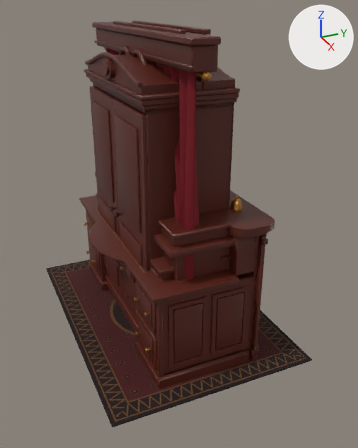
What one commit did to the Blender file props/HotelSet/HotelSet.blend.
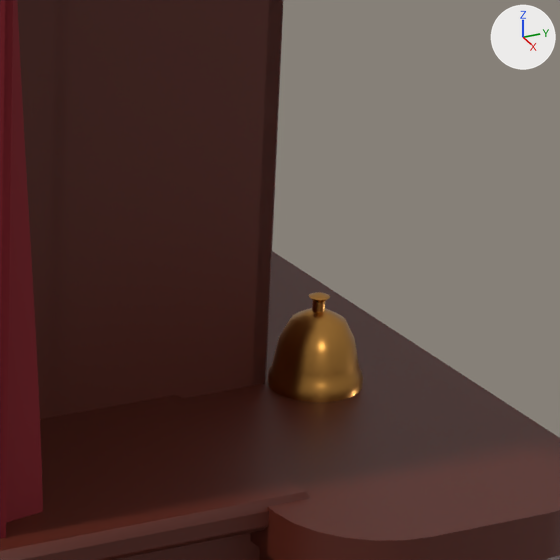
Each version is shown whole from a camera (50 mm lens) standing at (3.39, -1.34, 2.47) and looking at (0.18, 0.1, 0.86), then close up on the part from 54% to 75% of the width and 35% to 52% of the height. Arrows for +X, +Y and +Z are at upper right; the lights stay in place. The older version's two pictures come first.

The older version as bpy lines, for what is in view:
```python
me_curtains_right = bpy.data.meshes.new('Curtains_Right')
me_curtains_right.from_pydata(...)  # 3330 vertices, 3168 faces; spans x -0.38..0.38, y -0.07..0.07, z -1.04..1.04
me_curtains_right.polygons.foreach_set('use_smooth', [True] * 3168)
me_curtains_right.materials.append(mat_fabric)  # dark red #7b0e1c
me_receptiondesk_bell = bpy.data.meshes.new('ReceptionDesk_Bell')
me_receptiondesk_bell.from_pydata(...)  # 202 vertices, 220 faces; spans x -0.045..0.045, y -0.045..0.045, z -0.0465..0.0465
me_receptiondesk_bell.polygons.foreach_set('use_smooth', [True] * 220)
me_receptiondesk_bell.materials.append(mat_brass)  # orange #c58d46
me_receptiondesk_body = bpy.data.meshes.new('ReceptionDesk_Body')
me_receptiondesk_body.from_pydata(...)  # 2092 vertices, 2200 faces; spans x -0.96..0.96, y -0.45..0.45, z -0.56..0.56
me_receptiondesk_body.polygons.foreach_set('use_smooth', [True] * 2200)
me_receptiondesk_body.materials.append(mat_wood)  # dark red #572114
ob_curtains_right = bpy.data.objects.new('Curtains_Right', me_curtains_right)
ob_curtains_right.location = (0.44, -0.076, 1.06)
ob_receptiondesk_bell = bpy.data.objects.new('ReceptionDesk_Bell', me_receptiondesk_bell)
ob_receptiondesk_bell.location = (0.62, 0.34, 1.171)
ob_receptiondesk_body = bpy.data.objects.new('ReceptionDesk_Body', me_receptiondesk_body)
ob_receptiondesk_body.location = (0.0, 0.03, 0.562)
# also in view: 'Door_Body' at (0.0, 0.0, 1.15); 'Wardrobe_Body' at (0.0, -0.03, 1.07); 'Fireplace_Body' at (0.0, -0.04, 0.56)
```
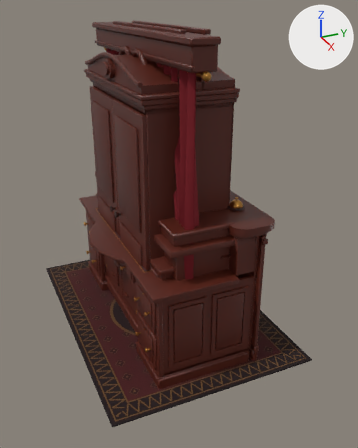
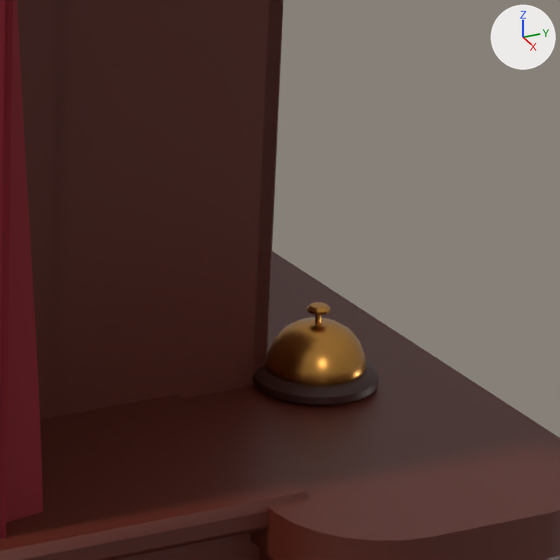
Diff of the bpy script that builds the scene:
```diff
--- a/props/HotelSet/HotelSet.blend.py
+++ b/props/HotelSet/HotelSet.blend.py
@@ me_receptiondesk_bellbutton @@
+me_receptiondesk_bellbutton.from_pydata(...)  # 98 vertices, 112 faces; spans x -0.011..0.011, y -0.011..0.011, z -0.0125..0.0125
+me_receptiondesk_bellbutton.polygons.foreach_set('use_smooth', [True] * 112)
+me_receptiondesk_bellbutton.materials.append(mat_brass)  # orange #c58d46
@@ me_receptiondesk_belldome @@
+me_receptiondesk_belldome.from_pydata(...)  # 258 vertices, 288 faces; spans x -0.048..0.048, y -0.048..0.048, z -0.0223..0.0222
+me_receptiondesk_belldome.polygons.foreach_set('use_smooth', [True] * 288)
+me_receptiondesk_belldome.materials.append(mat_brass)  # orange #c58d46
@@ me_receptiondesk_bellbase @@
+me_receptiondesk_bellbase.from_pydata(...)  # 162 vertices, 192 faces; spans x -0.06..0.06, y -0.06..0.06, z -0.009..0.009
+me_receptiondesk_bellbase.polygons.foreach_set('use_smooth', [True] * 192)
+me_receptiondesk_bellbase.materials.append(mat_wooddark)  # dark red #351109
@@ ob_receptiondesk_bell @@
-ob_receptiondesk_bell = bpy.data.objects.new('ReceptionDesk_Bell', me_receptiondesk_bell)
-ob_receptiondesk_bell.location = (0.62, 0.34, 1.171)
@@ ob_receptiondesk_bellbutton @@
+ob_receptiondesk_bellbutton = bpy.data.objects.new('ReceptionDesk_BellButton', me_receptiondesk_bellbutton)
+ob_receptiondesk_bellbutton.location = (0.62, 0.34, 1.194)
@@ ob_receptiondesk_belldome @@
+ob_receptiondesk_belldome = bpy.data.objects.new('ReceptionDesk_BellDome', me_receptiondesk_belldome)
+ob_receptiondesk_belldome.location = (0.62, 0.34, 1.165)
@@ ob_receptiondesk_bellbase @@
+ob_receptiondesk_bellbase = bpy.data.objects.new('ReceptionDesk_BellBase', me_receptiondesk_bellbase)
+ob_receptiondesk_bellbase.location = (0.62, 0.34, 1.134)
```

Changed parts and their boxes [x1, y1, x2, y2] in the close-ups (560 x 560 px):
'ReceptionDesk_Bell', deleted (orange): before [268, 292, 363, 402]
'ReceptionDesk_BellDome', added (orange): after [265, 317, 367, 385]
'ReceptionDesk_BellBase', added (dark red): after [253, 360, 379, 407]
'ReceptionDesk_BellButton', added: after [307, 302, 330, 324]
